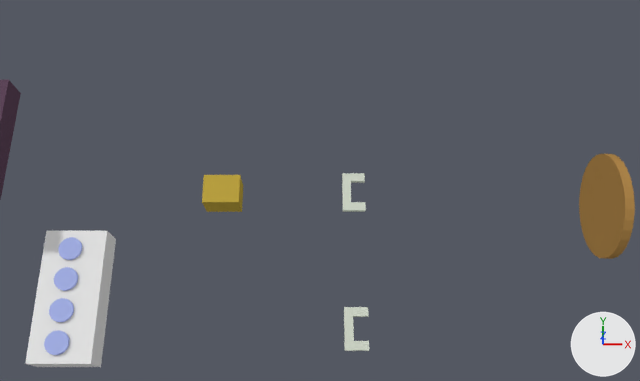
The Blender file gridbots/gridbots.blend as it was, and as the next commit left it.
Camera for both pictures: the file's camera 'Camera'. Arrows for +X, +Y and +Z are at lower right; the lights stay in place.

The older version as bpy lines, for what is in view:
```python
me_cube_014 = bpy.data.meshes.new('Cube.014')
me_cube_014.from_pydata(...)  # a box spanning x 0.0..1.042, y 0.0..0.833, z 0.0..0.833
me_cube_014.materials.append(mat_brass)  # yellow #bda342
me_cylinder_005 = bpy.data.meshes.new('Cylinder.005')
me_cylinder_005.from_pydata(...)  # a 32-sided cylinder along z spanning x -1.0..1.0, y -1.0..1.0, z -1.0..1.0
me_cylinder_005.materials.append(mat_water)  # blue #a6b2e7
me_cylinder_006 = bpy.data.meshes.new('Cylinder.006')
me_cylinder_006.from_pydata(...)  # a 32-sided cylinder along z spanning x -1.0..1.0, y -1.0..1.0, z -1.0..1.0
me_cylinder_006.materials.append(mat_water)  # blue #a6b2e7
ob_index_block = bpy.data.objects.new('Index-Block', me_cube_014)
ob_index_block.location = (1.0, 4.0, 0.0)
ob_water_well_1 = bpy.data.objects.new('water_well_1', me_cylinder_005)
ob_water_well_1.location = (-3.78, 0.52, -2.43)
ob_water_well_1.scale = (0.371, 0.371, 0.177)
ob_water_well_2 = bpy.data.objects.new('water_well_2', me_cylinder_006)
ob_water_well_2.location = (-3.78, 1.52, -2.43)
ob_water_well_2.scale = (0.371, 0.371, 0.177)
# also in view: 'water_block.001' at (-6.22, 6.61, -0.53); 'water_block' at (-3.68, 2.02, -2.83); 'Indexer' at (5.33, 0.58, 0.06); 'stage' at (12.5, 4.0, 0.5)
```
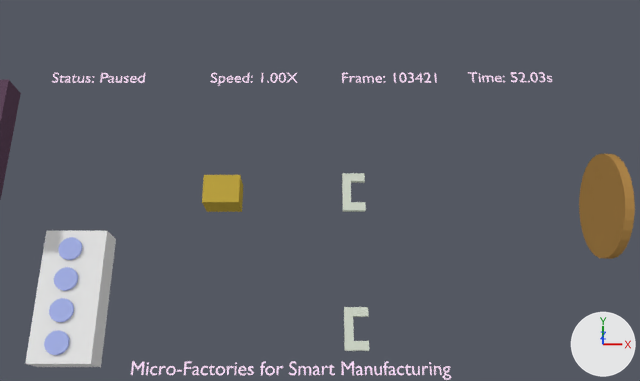
Where the change shows, as pixel boxes (x1, y1, x2, y2) in the pictures (640 x 381 px):
'text_title', added: after (131, 361, 451, 380)
'text_frame', added: after (342, 73, 437, 83)
'text_status', added: after (52, 73, 145, 83)
'text_speed', added: after (211, 73, 298, 86)
'text_time', added: after (468, 72, 552, 82)

The edits, one by one:
Material 'Material' (mat_material) is new.
Its base color is (1.0, 0.759, 0.976) (white #ffe2fc).
Text 'Text.001' (txt_text_001) is new.
Its body is 'Micro-Factories for Smart Manufacturing'.
It uses material mat_material (white #ffe2fc).
Its extrude is 0.01.
Its small caps scale is 0.66.
Text 'Text.004' (txt_text_004) is new.
Its body is 'Time: 52.03s'.
It uses material mat_material (white #ffe2fc).
Its extrude is 0.01.
Its small caps scale is 0.66.
Text 'Text.002' (txt_text_002) is new.
Its body is 'Status: Paused'.
It uses material mat_material (white #ffe2fc).
Its extrude is 0.01.
Its small caps scale is 0.66.
Text 'Text' (txt_text) is new.
Its body is 'Speed: 1.00X'.
It uses material mat_material (white #ffe2fc).
Its extrude is 0.01.
Its small caps scale is 0.66.
Text 'Text.003' (txt_text_003) is new.
Its body is 'Frame: 103421'.
It uses material mat_material (white #ffe2fc).
Its extrude is 0.01.
Its small caps scale is 0.66.
Object 'text_title' (ob_text_title) is new; it shows txt_text_001.
Its location is (-0.81, -0.63, -0.1).
Its scale is (0.526, 0.526, 0.526).
Object 'text_time' (ob_text_time) is new; it shows txt_text_004.
Its location is (9.08, 8.42, -0.1).
Its scale is (0.526, 0.526, 0.526).
Object 'text_status' (ob_text_status) is new; it shows txt_text_002.
Its location is (-4.28, 8.4, -0.1).
Its scale is (0.526, 0.526, 0.526).
Object 'text_speed' (ob_text_speed) is new; it shows txt_text.
Its location is (0.81, 8.4, -0.1).
Its scale is (0.526, 0.526, 0.526).
Object 'text_frame' (ob_text_frame) is new; it shows txt_text_003.
Its location is (5.0, 8.4, -0.1).
Its scale is (0.526, 0.526, 0.526).
